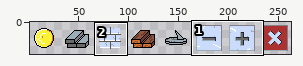
Two states of a sprite sheet, assets/icons.png. The picture above shows the old version from afar; the outline marks the close-up.
Close-up. The starting point:
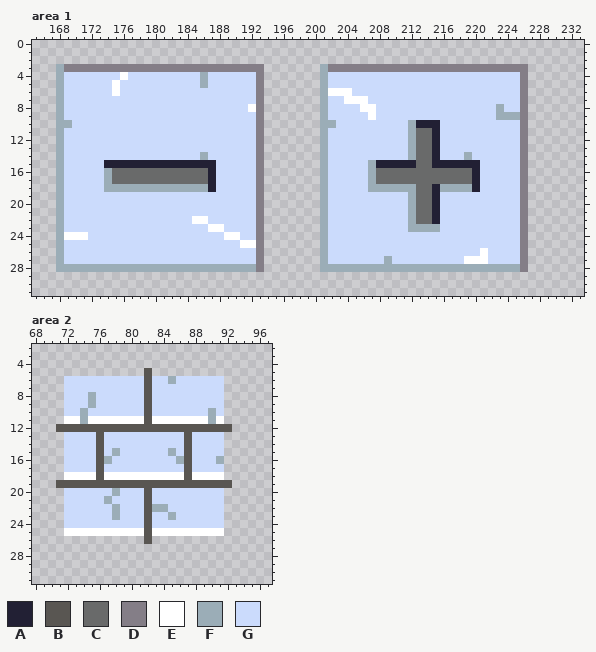
The file is 263x32 pixels. Shown: area 1: x 165..233, y 0..31; area 2: x 68..97, y 2..31. The wide view leaves out empty margins.
Palette (. is transparent): A #222034  B #595652  C #696a6a  D #847e87  E #ffffff  F #9badb7  G #cbdbfc
Pixels before, area 1, first column x 168:
 3 FDDDDDDDDDDDDDDDDDDDDDDDDD.......FDDDDDDDDDDDDDDDDDDDDDDDDD
 4 FGGGGGGGEGGGGGGGGGFGGGGGGD.......FGGGGGGGGGGGGGGGGGGGGGGGGD
 5 FGGGGGGEGGGGGGGGGGFGGGGGGD.......FGGGGGGGGGGGGGGGGGGGGGGGGD
 6 FGGGGGGEGGGGGGGGGGGGGGGGGD.......FEEEGGGGGGGGGGGGGGGGGGGGGD
 7 FGGGGGGGGGGGGGGGGGGGGGGGGD.......FGGEEEGGGGGGGGGGGGGGGGGGGD
 8 FGGGGGGGGGGGGGGGGGGGGGGGED.......FGGGGEEGGGGGGGGGGGGGGGFGGD
 9 FGGGGGGGGGGGGGGGGGGGGGGGGD.......FGGGGGEGGGGGGGGGGGGGGGFFFD
10 FFGGGGGGGGGGGGGGGGGGGGGGGD.......FFGGGGGGGGGFAAAGGGGGGGGGGD
11 FGGGGGGGGGGGGGGGGGGGGGGGGD.......FGGGGGGGGGGFCCAGGGGGGGGGGD
12 FGGGGGGGGGGGGGGGGGGGGGGGGD.......FGGGGGGGGGGFCCAGGGGGGGGGGD
13 FGGGGGGGGGGGGGGGGGGGGGGGGD.......FGGGGGGGGGGFCCAGGGGGGGGGGD
14 FGGGGGGGGGGGGGGGGGFGGGGGGD.......FGGGGGGGGGGFCCAGGGFGGGGGGD
15 FGGGGGAAAAAAAAAAAAAAGGGGGD.......FGGGGGFAAAAACCAAAAAAGGGGGD
16 FGGGGGFCCCCCCCCCCCCAGGGGGD.......FGGGGGFCCCCCCCCCCCCAGGGGGD
17 FGGGGGFCCCCCCCCCCCCAGGGGGD.......FGGGGGFCCCCCCCCCCCCAGGGGGD
18 FGGGGGFFFFFFFFFFFFFAGGGGGD.......FGGGGGFFFFFFCCAFFFFAGGGGGD
19 FGGGGGGGGGGGGGGGGGGGGGGGGD.......FGGGGGGGGGGFCCAGGGGGGGGGGD
20 FGGGGGGGGGGGGGGGGGGGGGGGGD.......FGGGGGGGGGGFCCAGGGGGGGGGGD
21 FGGGGGGGGGGGGGGGGGGGGGGGGD.......FGGGGGGGGGGFCCAGGGGGGGGGGD
22 FGGGGGGGGGGGGGGGGEEGGGGGGD.......FGGGGGGGGGGFCCAGGGGGGGGGGD
23 FGGGGGGGGGGGGGGGGGGEEGGGGD.......FGGGGGGGGGGFFFFGGGGGGGGGGD
24 FEEEGGGGGGGGGGGGGGGGGEEGGD.......FGGGGGGGGGGGGGGGGGGGGGGGGD
25 FGGGGGGGGGGGGGGGGGGGGGGEED.......FGGGGGGGGGGGGGGGGGGGGGGGGD
26 FGGGGGGGGGGGGGGGGGGGGGGGGD.......FGGGGGGGGGGGGGGGGGGGEGGGGD
27 FGGGGGGGGGGGGGGGGGGGGGGGGD.......FGGGGGGGFGGGGGGGGGEEEGGGGD
28 FFFFFFFFFFFFFFFFFFFFFFFFFD.......FFFFFFFFFFFFFFFFFFFFFFFFFD
Pixels before, area 2, first column x 71:
 5 ...........B..........
 6 .GGGGGGGGGGBGGFGGGGGG.
 7 .GGGGGGGGGGBGGGGGGGGG.
 8 .GGGFGGGGGGBGGGGGGGGG.
 9 .GGGFGGGGGGBGGGGGGGGG.
10 .GGFGGGGGGGBGGGGGGGFG.
11 .EEFEEEEEEEBEEEEEEEFE.
12 BBBBBBBBBBBBBBBBBBBBBB
13 .GGGGBGGGGGGGGGGBGGGG.
14 .GGGGBGGGGGGGGGGBGGGG.
15 .GGGGBGFGGGGGGFGBGGGG.
16 .GGGGBFGGGGGGGGFBGGGF.
17 .GGGGBGGGGGGGGGGBGGGG.
18 .EEEEBEEEEEEEEEEBEEEE.
19 BBBBBBBBBBBBBBBBBBBBBB
20 .GGGGGGFGGGBGGGGGGGGG.
21 .GGGGGFGGGGBGGGGGGGGG.
22 .GGGGGGFGGGBFFGGGGGGG.
23 .GGGGGGFGGGBGGFGGGGGG.
24 .GGGGGGGGGGBGGGGGGGGG.
25 .EEEEEEEEEEBEEEEEEEEE.
26 ...........B..........
The same view after the edit:
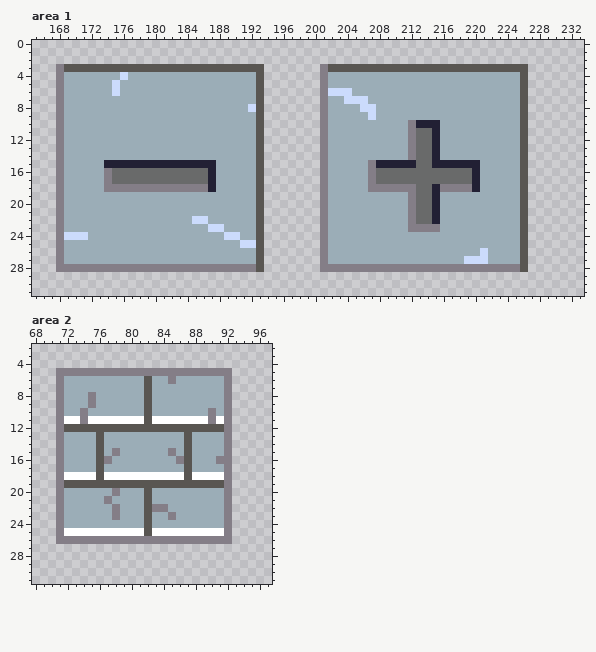
The exact change:
Area 1:
y 3: x 168..193 FDDDDDDDDDDDDDDDDDDDDDDDDD -> DBBBBBBBBBBBBBBBBBBBBBBBBB; x 201..226 FDDDDDDDDDDDDDDDDDDDDDDDDD -> DBBBBBBBBBBBBBBBBBBBBBBBBB
y 4: x 168..185 FGGGGGGGEGGGGGGGGG -> DFFFFFFFGFFFFFFFFF; x 187..193 GGGGGGD -> FFFFFFB; x 201..226 FGGGGGGGGGGGGGGGGGGGGGGGGD -> DFFFFFFFFFFFFFFFFFFFFFFFFB
y 5: x 168..185 FGGGGGGEGGGGGGGGGG -> DFFFFFFGFFFFFFFFFF; x 187..193 GGGGGGD -> FFFFFFB; x 201..226 FGGGGGGGGGGGGGGGGGGGGGGGGD -> DFFFFFFFFFFFFFFFFFFFFFFFFB
y 6: x 168..193 FGGGGGGEGGGGGGGGGGGGGGGGGD -> DFFFFFFGFFFFFFFFFFFFFFFFFB; x 201..226 FEEEGGGGGGGGGGGGGGGGGGGGGD -> DGGGFFFFFFFFFFFFFFFFFFFFFB
y 7: x 168..193 FGGGGGGGGGGGGGGGGGGGGGGGGD -> DFFFFFFFFFFFFFFFFFFFFFFFFB; x 201..226 FGGEEEGGGGGGGGGGGGGGGGGGGD -> DFFGGGFFFFFFFFFFFFFFFFFFFB
y 8: x 168..193 FGGGGGGGGGGGGGGGGGGGGGGGED -> DFFFFFFFFFFFFFFFFFFFFFFFGB; x 201..222 FGGGGEEGGGGGGGGGGGGGGG -> DFFFFGGFFFFFFFFFFFFFFF; x 224..226 GGD -> FFB
y 9: x 168..193 FGGGGGGGGGGGGGGGGGGGGGGGGD -> DFFFFFFFFFFFFFFFFFFFFFFFFB; x 201..222 FGGGGGEGGGGGGGGGGGGGGG -> DFFFFFGFFFFFFFFFFFFFFF; x 226 D -> B
y 10: x 168 F -> D; x 170..193 GGGGGGGGGGGGGGGGGGGGGGGD -> FFFFFFFFFFFFFFFFFFFFFFFB; x 201 F -> D; x 203..212 GGGGGGGGGF -> FFFFFFFFFD; x 216..226 GGGGGGGGGGD -> FFFFFFFFFFB
y 11..13: x 168..193 FGGGGGGGGGGGGGGGGGGGGGGGGD -> DFFFFFFFFFFFFFFFFFFFFFFFFB; x 201..212 FGGGGGGGGGGF -> DFFFFFFFFFFD; x 216..226 GGGGGGGGGGD -> FFFFFFFFFFB
y 14: x 168..185 FGGGGGGGGGGGGGGGGG -> DFFFFFFFFFFFFFFFFF; x 187..193 GGGGGGD -> FFFFFFB; x 201..212 FGGGGGGGGGGF -> DFFFFFFFFFFD; x 216..218 GGG -> FFF; x 220..226 GGGGGGD -> FFFFFFB
y 15: x 168..173 FGGGGG -> DFFFFF; x 188..193 GGGGGD -> FFFFFB; x 201..207 FGGGGGF -> DFFFFFD; x 221..226 GGGGGD -> FFFFFB
y 16..17: x 168..174 FGGGGGF -> DFFFFFD; x 188..193 GGGGGD -> FFFFFB; x 201..207 FGGGGGF -> DFFFFFD; x 221..226 GGGGGD -> FFFFFB
y 18: x 168..186 FGGGGGFFFFFFFFFFFFF -> DFFFFFDDDDDDDDDDDDD; x 188..193 GGGGGD -> FFFFFB; x 201..212 FGGGGGFFFFFF -> DFFFFFDDDDDD; x 216..219 FFFF -> DDDD; x 221..226 GGGGGD -> FFFFFB
y 19..21: x 168..193 FGGGGGGGGGGGGGGGGGGGGGGGGD -> DFFFFFFFFFFFFFFFFFFFFFFFFB; x 201..212 FGGGGGGGGGGF -> DFFFFFFFFFFD; x 216..226 GGGGGGGGGGD -> FFFFFFFFFFB
y 22: x 168..193 FGGGGGGGGGGGGGGGGEEGGGGGGD -> DFFFFFFFFFFFFFFFFGGFFFFFFB; x 201..212 FGGGGGGGGGGF -> DFFFFFFFFFFD; x 216..226 GGGGGGGGGGD -> FFFFFFFFFFB
y 23: x 168..193 FGGGGGGGGGGGGGGGGGGEEGGGGD -> DFFFFFFFFFFFFFFFFFFGGFFFFB; x 201..226 FGGGGGGGGGGFFFFGGGGGGGGGGD -> DFFFFFFFFFFDDDDFFFFFFFFFFB
y 24: x 168..193 FEEEGGGGGGGGGGGGGGGGGEEGGD -> DGGGFFFFFFFFFFFFFFFFFGGFFB; x 201..226 FGGGGGGGGGGGGGGGGGGGGGGGGD -> DFFFFFFFFFFFFFFFFFFFFFFFFB
y 25: x 168..193 FGGGGGGGGGGGGGGGGGGGGGGEED -> DFFFFFFFFFFFFFFFFFFFFFFGGB; x 201..226 FGGGGGGGGGGGGGGGGGGGGGGGGD -> DFFFFFFFFFFFFFFFFFFFFFFFFB
y 26: x 168..193 FGGGGGGGGGGGGGGGGGGGGGGGGD -> DFFFFFFFFFFFFFFFFFFFFFFFFB; x 201..226 FGGGGGGGGGGGGGGGGGGGEGGGGD -> DFFFFFFFFFFFFFFFFFFFGFFFFB
y 27: x 168..193 FGGGGGGGGGGGGGGGGGGGGGGGGD -> DFFFFFFFFFFFFFFFFFFFFFFFFB; x 201..208 FGGGGGGG -> DFFFFFFF; x 210..226 GGGGGGGGGEEEGGGGD -> FFFFFFFFFGGGFFFFB
y 28: x 168..193 FFFFFFFFFFFFFFFFFFFFFFFFFD -> DDDDDDDDDDDDDDDDDDDDDDDDDB; x 201..226 FFFFFFFFFFFFFFFFFFFFFFFFFD -> DDDDDDDDDDDDDDDDDDDDDDDDDB
Area 2:
y 5: x 71..92 ...........B.......... -> DDDDDDDDDDDDDDDDDDDDDD
y 6: x 71..81 .GGGGGGGGGG -> DFFFFFFFFFF; x 83..92 GGFGGGGGG. -> FFDFFFFFFD
y 7: x 71..81 .GGGGGGGGGG -> DFFFFFFFFFF; x 83..92 GGGGGGGGG. -> FFFFFFFFFD
y 8..9: x 71..81 .GGGFGGGGGG -> DFFFDFFFFFF; x 83..92 GGGGGGGGG. -> FFFFFFFFFD
y 10: x 71..81 .GGFGGGGGGG -> DFFDFFFFFFF; x 83..92 GGGGGGGFG. -> FFFFFFFDFD
y 11: x 71 . -> D; x 74 F -> D; x 90 F -> D; x 92 . -> D
y 12: x 71 B -> D; x 92 B -> D
y 13..14: x 71..75 .GGGG -> DFFFF; x 77..86 GGGGGGGGGG -> FFFFFFFFFF; x 88..92 GGGG. -> FFFFD
y 15: x 71..75 .GGGG -> DFFFF; x 77..86 GFGGGGGGFG -> FDFFFFFFDF; x 88..92 GGGG. -> FFFFD
y 16: x 71..75 .GGGG -> DFFFF; x 77..86 FGGGGGGGGF -> DFFFFFFFFD; x 88..92 GGGF. -> FFFDD
y 17: x 71..75 .GGGG -> DFFFF; x 77..86 GGGGGGGGGG -> FFFFFFFFFF; x 88..92 GGGG. -> FFFFD
y 18: x 71 . -> D; x 92 . -> D
y 19: x 71 B -> D; x 92 B -> D
y 20: x 71..81 .GGGGGGFGGG -> DFFFFFFDFFF; x 83..92 GGGGGGGGG. -> FFFFFFFFFD
y 21: x 71..81 .GGGGGFGGGG -> DFFFFFDFFFF; x 83..92 GGGGGGGGG. -> FFFFFFFFFD
y 22: x 71..81 .GGGGGGFGGG -> DFFFFFFDFFF; x 83..92 FFGGGGGGG. -> DDFFFFFFFD
y 23: x 71..81 .GGGGGGFGGG -> DFFFFFFDFFF; x 83..92 GGFGGGGGG. -> FFDFFFFFFD
y 24: x 71..81 .GGGGGGGGGG -> DFFFFFFFFFF; x 83..92 GGGGGGGGG. -> FFFFFFFFFD
y 25: x 71 . -> D; x 92 . -> D
y 26: x 71..92 ...........B.......... -> DDDDDDDDDDDDDDDDDDDDDD
Changed places in both close-ups, as pixel boxes (x1, y1, x2, y2):
changed: (56, 64, 264, 272)
changed: (320, 64, 528, 272)
changed: (56, 368, 232, 544)
